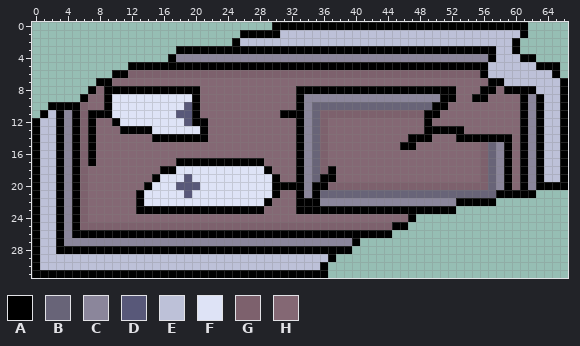
Sprite sheet: Sneks/Resources/destroyed.png. This is how it looked before the edit.
The file is 67x32 pixels. Colours within 5 levels of each other are drawn and written as one.
Palette (. is transparent): A #000000  B #686478  C #8b869b  D #585879  E #bdc1d8  F #dee3f6  G #7d616d  H #846874
Pixels before, first column x 0:
 0 ..............................AAAAAAAAAAAAAAAAAAAAAAAAAAAAAAAA.....
 1 ..........................AAAAAEEEEEEEEEEEEEEEEEEEEEEEEEEEEEEA.....
 2 .........................AEEEEEEEEEEEEEEEEEEEEEEEEEEEEEEEEEEA......
 3 ..................AAAAAAAAAAAAAAAAAAAAAAAAAAAAAAAAAAAAAAAAEEA......
 4 .................ACCCCCCCCCCCCCCCCCCCCCCCCCCCCCCCCCCCCCCCAEEEAA....
 5 ............AAAAAAAAAAAAAAAAAAAAAAAAAAAAAAAAAAAAAAAAAAAAAEEEEEEAAA.
 6 ..........AAGGGGGGGGGGGGGGGGGGGGGGGGGGGGGGGGGGGGGGGGGGGGAEEEEEEEEA.
 7 ........AAHHHHHHHHHHHHHHHHHHHHHHHHHHHHHHHHHHHHHHHHHHHHHHHAAEEEEEEEA
 8 .......AHAAAAAAAAAAAAHHHHHHHHHHHHAAAAAAAAAAAAAAAAAAAAHHHAAHAAAAEEEA
 9 ......AHHAFFFFFFFFFFAHHHHHHHHHHHHACCCCCCCCCCCCCCCCCAAHHAAHHHHACAEEA
10 ..AAAAGHHAFFFFFFFFFDAHHHHHHHHHHHHACBBBBBBBBBBBBBBBAAHHHHHHHHHACAEEA
11 .AEACAGAAAFFFFFFFFDDAHHHHHHHHHHAAACBGGGGGGGGGGGGGAAHHHHHHHHHHACAEEA
12 AEEACAGAHHAFFFFFFFFDAAHHHHHHHHHHHACBGHHHHHHHHHHHHAHHHHHHHHHHHACAEEA
13 AEEACAGAHHHAAAAFFFFFFAHHHHHHHHHHHACBGHHHHHHHHHHHHAAAAAHHHHHHHACAEEA
14 AEEACAGAHHHHHHHAAAAAAAHHHHHHHHHHHACBGHHHHHHHHHHAAAHHHAAAAAAAHACAEEA
15 AEEACAGAHHHHHHHHHHHHHHHHHHHHHHHHHACBGHHHHHHHHHAAHHHHHHHHGBCAHACAEEA
16 AEEACAGAHHHHHHHHHHHHHHHHHHHHHHHHHACBGHHHHHHHHHHHHHHHHHHHGBCAHACAEEA
17 AEEACAGAHHHHHHHHHHAAAAAAAAAAAHHHHACBGHHHHHHHHHHHHHHHHHHHGBCAHACAEEA
18 AEEACAGHHHHHHHHHAAFFFFFFFFFFFAHHHACBGAHHHHHHHHHHHHHHHHHHGBCAHACAEEA
19 AEEACAGHHHHHHHHAFFFDFFFFFFFFFFAHHACBAAHHHHHHHHHHHHHHHHHHGBCAHACAEEA
20 AEEACAGHHHHHHHAFFFDDDFFFFFFFFFAAAACAAGGGGGGGGGGGGGGGGGGGGBCAHACAAAA
21 AEEACAGHHHHHHAFFFFFDFFFFFFFFFFAHHACABBBBBBBBBBBBBBBBBBBBBBAAAAA....
22 AEEACAGHHHHHHAFFFFFFFFFFFFFFFAHHHAAACCCCCCCCCCCCCCCCCAAAAA.........
23 AEEACAGHHHHHHAAAAAAAAAAAAAAAAHHHHAAAAAAAAAAAAAAAAAAAA..............
24 AEEACAGHHHHHHHHHHHHHHHHHHHHHHHHHHHHHHHHHHHHHHHHA...................
25 AEEACAGGGGGGGGGGGGGGGGGGGGGGGGGGGGGGGGGGGGGGGAA....................
26 AEEACAAAAAAAAAAAAAAAAAAAAAAAAAAAAAAAAAAAAAAAA......................
27 AEEACCCCCCCCCCCCCCCCCCCCCCCCCCCCCCCCCCCCA..........................
28 AEEAAAAAAAAAAAAAAAAAAAAAAAAAAAAAAAAAAAAA...........................
29 AEEEEEEEEEEEEEEEEEEEEEEEEEEEEEEEEEEEEA.............................
30 AEEEEEEEEEEEEEEEEEEEEEEEEEEEEEEEEEEEA..............................
31 AAAAAAAAAAAAAAAAAAAAAAAAAAAAAAAAAAAAA..............................
After:
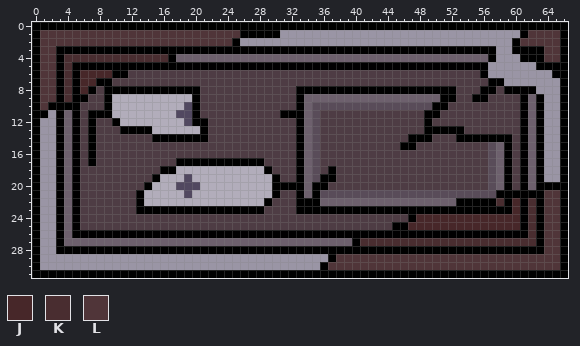
Colours new in this view: J #472729  K #492d30  L #503539
The edit:
colour B: #686478 -> #594c59
colour C: #8b869b -> #6d606d
colour D: #585879 -> #514860
colour E: #bdc1d8 -> #9a95a5
colour F: #dee3f6 -> #b2adbb
colour H: #846874 -> #4e3c44
Changed rows in their new state; - is a pixel that keeps its letter.
first column x 0:
 0 AAAAAAAAAAAAAAAAAAAAAAAAAAAAAA--------------------------------AAAAA
 1 ALLLLLLLLLLLLLLLLLLLLLLLLL------------------------------------LLLLA
 2 ALLLLLLLLLLLLLLLLLLLLLLLL------------------------------------LLLLLA
 3 ALLAAAAAAAAAAAAAAA-------------------------------------------AAALLA
 4 ALLAKKKKKKKKKKKKK----------------------------------------------ALLA
 5 ALLAKAAAAAAA------------------------------------------------------A
 6 ALLAKAJJJJ--HHHHHHHHHHHHHHHHHHHHHHHHHHHHHHHHHHHHHHHHHHHH----------A
 7 ALLAKAJJ-----------------------------------------------------------
 8 ALLAKAJ------------------------------------------------------------
 9 ALLAKA-------------------------------------------------------------
10 AL----H------------------------------------------------------------
11 A-----H-----------------------------HHHHHHHHHHHHH------------------
12 ------H-----------------------------H------------------------------
13 ------H-----------------------------H------------------------------
14 ------H-----------------------------H------------------------------
15 ------H-----------------------------H-------------------H----------
16 ------H-----------------------------H-------------------H----------
17 ------H-----------------------------H-------------------H----------
18 ------H-----------------------------H-------------------H----------
19 ------H-------------------------------------------------H----------
20 ------H------------------------------HHHHHHHHHHHHHHHHHHHH----------
21 ------H--------------------------------------------------------ALLA
22 ------H---------------------------------------------------KAJAKALLA
23 ------H----------------------------------------------AAAAAAAJAKALLA
24 ------H-----------------------------------------JJJJJJJJJJJJJAKALLA
25 ------HHHHHHHHHHHHHHHHHHHHHHHHHHHHHHHHHHHHHHH--JJJJJJJJJJJJJJAKALLA
26 ---------------------------------------------AAAAAAAAAAAAAAAAAKALLA
27 -----------------------------------------KKKKKKKKKKKKKKKKKKKKKKALLA
28 ----------------------------------------AAAAAAAAAAAAAAAAAAAAAAAALLA
29 --------------------------------------LLLLLLLLLLLLLLLLLLLLLLLLLLLLA
30 -------------------------------------LLLLLLLLLLLLLLLLLLLLLLLLLLLLLA
31 -------------------------------------AAAAAAAAAAAAAAAAAAAAAAAAAAAAAA
Where, in picture pixels (left, top, right, bottom), the same in both pictures:
changed: (32, 22, 568, 278)
